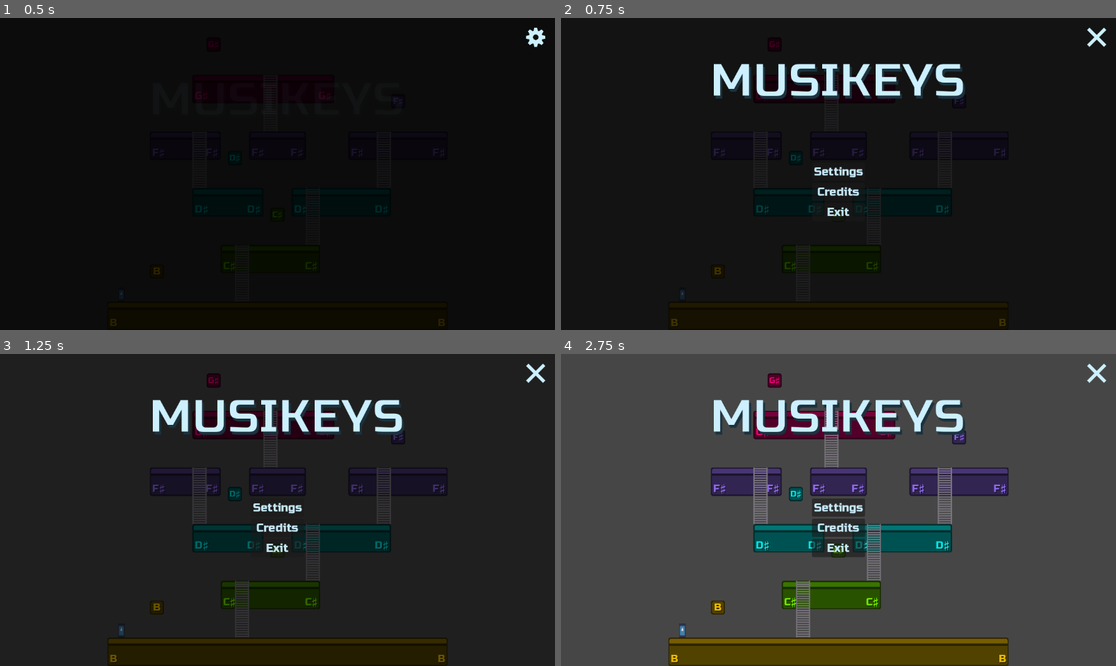
Above: before the commit, frames 1-4 (two rows, left to right).
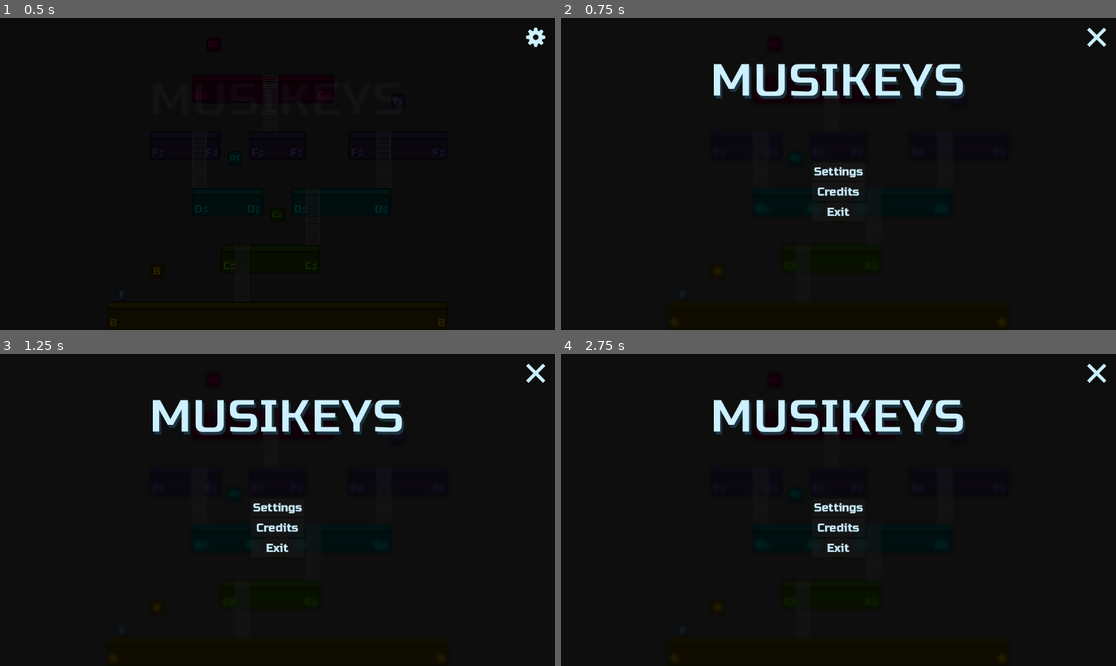
Above: after the commit, the same moments.

Repository: nicom7/game-off-2023
Game: Godot game, scene res://main.tscn
Same seed, same stepped clock (60 frames per second), same inputs: the game is played once before the commit and once after it. The engine's default icon, where the game draws it, is replaced by a stand-in: a white triangle on a blue panel in a dark square.
Inputs (mouse positions are in pixels of both pictures, inside the frame that each line leads up to):
- Up to frame 1 (0.5 s): no input
- Up to frame 2 (0.75 s): click (1099, 36) at 0.5 s
- Up to frame 3 (1.25 s): no input
- Up to frame 4 (2.75 s): click "Settings" at 1.25 s; click (577, 372) at 2 s

Frame 1 is identical in both runs. In frame 2, 0.3% of the frame differs, in the area x 19-81%, y 7-99%; in frame 3, 4.0%; in frame 4, 96%, in the area x 0-100%, y 0-100%.

Commit message:
Add blur post fx when IGM is active
- Pause game in IGM
- Add blur shader from Godot `2d/screen_space_shaders` examples
- Add escape shortcut (action `in_game_menu`) on back buttons and IGM open/close buttons

Diff:
--- a/gui/credits_menu_contents.tscn
+++ b/gui/credits_menu_contents.tscn
@@ -1,9 +1,10 @@
-[gd_scene load_steps=9 format=3 uid="uid://cocwle1o0jur"]
+[gd_scene load_steps=10 format=3 uid="uid://cocwle1o0jur"]
 
 [ext_resource type="Script" path="res://gui/credits_menu_contents.gd" id="1_0yn2g"]
 [ext_resource type="PackedScene" uid="uid://d0d4pvp0xmvo" path="res://gui/icon_button.tscn" id="1_uv82w"]
 [ext_resource type="Texture2D" uid="uid://cp0q7hvev1hy0" path="res://gui/arrow_left.svg" id="2_p23lv"]
 [ext_resource type="PackedScene" uid="uid://cclbjlc3hx2lv" path="res://gui/title_label.tscn" id="3_6bau6"]
+[ext_resource type="Shortcut" uid="uid://ctl670m8ewyx" path="res://gui/esc_shortcut.tres" id="3_v2ujl"]
 [ext_resource type="Texture2D" uid="uid://dll7e71ncbaea" path="res://gui/logo_large_color_dark.svg" id="4_i2agc"]
 [ext_resource type="PackedScene" uid="uid://cs3b1fefwy1j8" path="res://gui/big_player.tscn" id="4_qdc18"]
 [ext_resource type="Script" path="res://gui/formatted_rich_text_label.gd" id="6_y4cu6"]
@@ -24,6 +25,7 @@
 
 [node name="BackBtn" parent="Header" instance=ExtResource("1_uv82w")]
 layout_mode = 2
+shortcut = ExtResource("3_v2ujl")
 icon = ExtResource("2_p23lv")
 
 [node name="Control" type="Control" parent="Header"]
--- /dev/null
+++ b/gui/esc_shortcut.tres
@@ -0,0 +1,8 @@
+[gd_resource type="Shortcut" load_steps=2 format=3 uid="uid://ctl670m8ewyx"]
+
+[sub_resource type="InputEventAction" id="InputEventAction_wkih6"]
+action = &"in_game_menu"
+pressed = true
+
+[resource]
+events = [SubResource("InputEventAction_wkih6")]
--- a/gui/hud.tscn
+++ b/gui/hud.tscn
@@ -1,8 +1,9 @@
-[gd_scene load_steps=7 format=3 uid="uid://bjyrekj7d6cal"]
+[gd_scene load_steps=8 format=3 uid="uid://bjyrekj7d6cal"]
 
 [ext_resource type="Script" path="res://gui/hud.gd" id="1_g3w1t"]
 [ext_resource type="PackedScene" uid="uid://d0d4pvp0xmvo" path="res://gui/icon_button.tscn" id="1_jofjt"]
 [ext_resource type="PackedScene" uid="uid://cclbjlc3hx2lv" path="res://gui/title_label.tscn" id="3_hd6d2"]
+[ext_resource type="Shortcut" uid="uid://ctl670m8ewyx" path="res://gui/esc_shortcut.tres" id="4_lhl6p"]
 
 [sub_resource type="Animation" id="Animation_1ut3m"]
 resource_name = "fade_in"
@@ -86,6 +87,7 @@
 
 [node name="IGMBtn" parent="MarginContainer/GridContainer" instance=ExtResource("1_jofjt")]
 layout_mode = 2
+shortcut = ExtResource("4_lhl6p")
 
 [node name="AnimationPlayer" type="AnimationPlayer" parent="."]
 libraries = {
--- a/gui/in_game_menu_contents.tscn
+++ b/gui/in_game_menu_contents.tscn
@@ -1,9 +1,10 @@
-[gd_scene load_steps=5 format=3 uid="uid://cdjugss3fcdq8"]
+[gd_scene load_steps=6 format=3 uid="uid://cdjugss3fcdq8"]
 
 [ext_resource type="PackedScene" uid="uid://cclbjlc3hx2lv" path="res://gui/title_label.tscn" id="1_28tfd"]
 [ext_resource type="PackedScene" uid="uid://d0d4pvp0xmvo" path="res://gui/icon_button.tscn" id="1_fj4pd"]
 [ext_resource type="Script" path="res://gui/in_game_menu_contents.gd" id="1_t7p33"]
 [ext_resource type="Texture2D" uid="uid://dh78fywqogscx" path="res://gui/close.svg" id="2_w8rnj"]
+[ext_resource type="Shortcut" uid="uid://ctl670m8ewyx" path="res://gui/esc_shortcut.tres" id="3_cieui"]
 
 [node name="Contents" type="VBoxContainer"]
 size_flags_vertical = 3
@@ -18,6 +19,7 @@
 
 [node name="CloseMenuBtn" parent="Header" instance=ExtResource("1_fj4pd")]
 layout_mode = 2
+shortcut = ExtResource("3_cieui")
 icon = ExtResource("2_w8rnj")
 
 [node name="Label" parent="." instance=ExtResource("1_28tfd")]
--- a/gui/settings_menu_contents.tscn
+++ b/gui/settings_menu_contents.tscn
@@ -1,9 +1,10 @@
-[gd_scene load_steps=5 format=3 uid="uid://c3tdc80a12d1i"]
+[gd_scene load_steps=6 format=3 uid="uid://c3tdc80a12d1i"]
 
 [ext_resource type="Script" path="res://gui/settings_menu_contents.gd" id="1_btctw"]
 [ext_resource type="PackedScene" uid="uid://cclbjlc3hx2lv" path="res://gui/title_label.tscn" id="1_lr85f"]
 [ext_resource type="PackedScene" uid="uid://d0d4pvp0xmvo" path="res://gui/icon_button.tscn" id="1_sdqnb"]
 [ext_resource type="Texture2D" uid="uid://cp0q7hvev1hy0" path="res://gui/arrow_left.svg" id="2_jsg5p"]
+[ext_resource type="Shortcut" uid="uid://ctl670m8ewyx" path="res://gui/esc_shortcut.tres" id="3_coyre"]
 
 [node name="Contents" type="VBoxContainer"]
 size_flags_vertical = 3
@@ -14,6 +15,7 @@
 
 [node name="BackBtn" parent="Header" instance=ExtResource("1_sdqnb")]
 layout_mode = 2
+shortcut = ExtResource("3_coyre")
 icon = ExtResource("2_jsg5p")
 
 [node name="Control" type="Control" parent="Header"]
--- a/main.gd
+++ b/main.gd
@@ -19,16 +19,21 @@
 	_create_world(play_tutorial)
 	$HUD.show_title()
 
+
 func _on_world_finished() -> void:
 	_destroy_world()
 	_create_world(false)
 
 
 func _on_in_game_menu_closed() -> void:
+	get_tree().paused = false
 	$InGameMenu.hide()
 	$HUD.show()
+	$PostFX.hide()
 
 
 func _on_hud_igm_pressed() -> void:
+	get_tree().paused = true
 	$HUD.hide()
 	$InGameMenu.show()
+	$PostFX.show()
--- a/main.tscn
+++ b/main.tscn
@@ -1,19 +1,47 @@
-[gd_scene load_steps=4 format=3 uid="uid://b24jmtuqoaeq6"]
+[gd_scene load_steps=8 format=3 uid="uid://b24jmtuqoaeq6"]
 
 [ext_resource type="Script" path="res://main.gd" id="1_dgxr5"]
 [ext_resource type="PackedScene" uid="uid://bjyrekj7d6cal" path="res://gui/hud.tscn" id="2_tqktt"]
 [ext_resource type="PackedScene" uid="uid://bl5x0vjmi2ghe" path="res://gui/in_game_menu.tscn" id="3_woyqp"]
+[ext_resource type="Shader" path="res://shaders/blur.gdshader" id="4_fxvtf"]
+
+[sub_resource type="ShaderMaterial" id="ShaderMaterial_j61hb"]
+shader = ExtResource("4_fxvtf")
+shader_parameter/amount = 2.0
+
+[sub_resource type="Gradient" id="Gradient_hebpg"]
+offsets = PackedFloat32Array(1)
+colors = PackedColorArray(1, 1, 1, 1)
+
+[sub_resource type="GradientTexture2D" id="GradientTexture2D_3r7dh"]
+gradient = SubResource("Gradient_hebpg")
 
 [node name="Main" type="Node2D"]
 script = ExtResource("1_dgxr5")
 play_tutorial = false
 
 [node name="HUD" parent="." instance=ExtResource("2_tqktt")]
+process_mode = 3
 layer = 100
 
 [node name="InGameMenu" parent="." instance=ExtResource("3_woyqp")]
+process_mode = 3
 layer = 100
 visible = false
 
+[node name="PostFX" type="CanvasLayer" parent="."]
+process_mode = 3
+layer = 50
+visible = false
+
+[node name="TextureRect" type="TextureRect" parent="PostFX"]
+material = SubResource("ShaderMaterial_j61hb")
+anchors_preset = 15
+anchor_right = 1.0
+anchor_bottom = 1.0
+grow_horizontal = 2
+grow_vertical = 2
+texture = SubResource("GradientTexture2D_3r7dh")
+
 [connection signal="igm_pressed" from="HUD" to="." method="_on_hud_igm_pressed"]
 [connection signal="closed" from="InGameMenu" to="." method="_on_in_game_menu_closed"]
--- a/project.godot
+++ b/project.godot
@@ -112,6 +112,11 @@
 "events": [Object(InputEventKey,"resource_local_to_scene":false,"resource_name":"","device":-1,"window_id":0,"alt_pressed":false,"shift_pressed":false,"ctrl_pressed":false,"meta_pressed":false,"pressed":false,"keycode":0,"physical_keycode":55,"key_label":0,"unicode":55,"echo":false,"script":null)
 ]
 }
+in_game_menu={
+"deadzone": 0.5,
+"events": [Object(InputEventKey,"resource_local_to_scene":false,"resource_name":"","device":-1,"window_id":0,"alt_pressed":false,"shift_pressed":false,"ctrl_pressed":false,"meta_pressed":false,"pressed":false,"keycode":4194305,"physical_keycode":0,"key_label":0,"unicode":0,"echo":false,"script":null)
+]
+}
 
 [physics]
 
--- /dev/null
+++ b/shaders/blur.gdshader
@@ -0,0 +1,8 @@
+shader_type canvas_item;
+
+uniform sampler2D screen_texture : hint_screen_texture, filter_linear_mipmap;
+uniform float amount: hint_range(0.0, 5.0);
+
+void fragment() {
+	COLOR.rgb = textureLod(screen_texture, SCREEN_UV, amount).rgb;
+}
